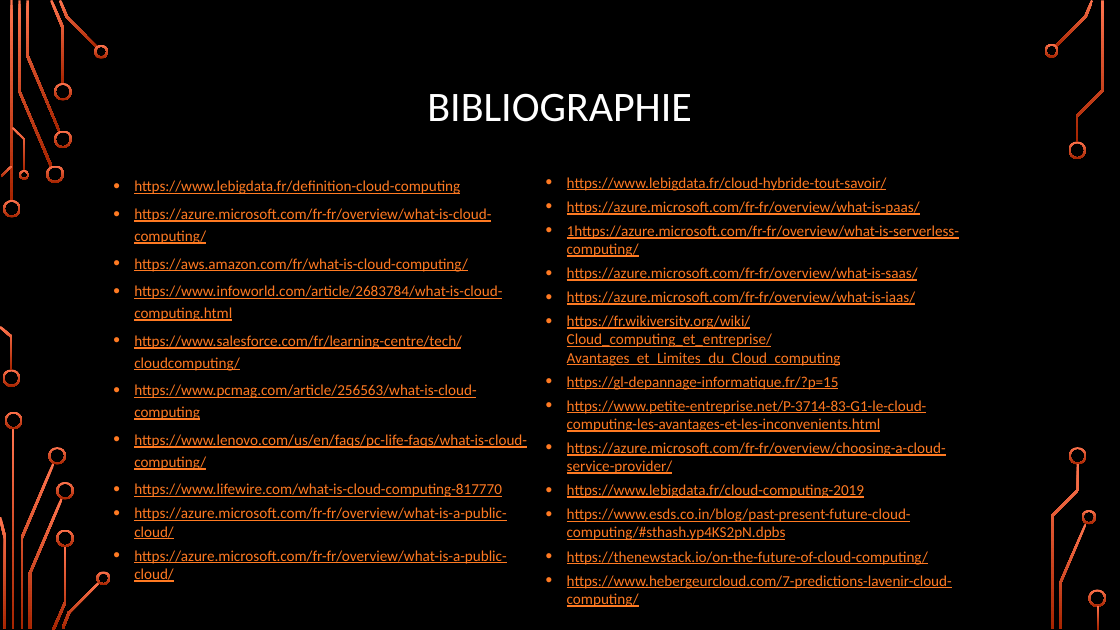
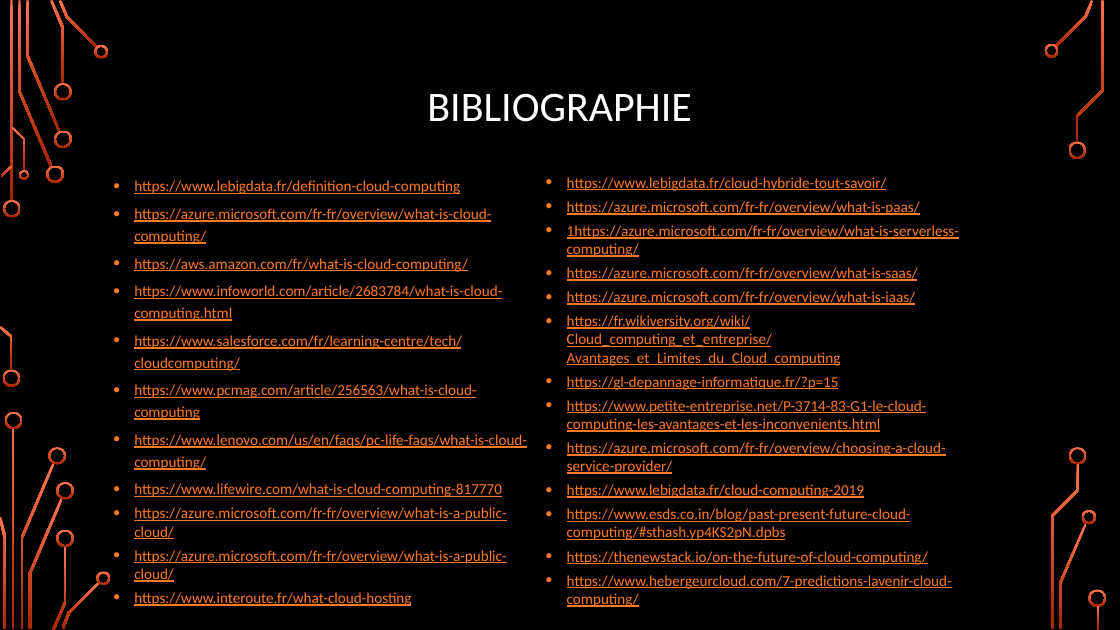
Before and after one commit to CorleoneDany/Cloud-Computing, a slide deck: slide 30 of Cloud Computing - F.ppsx. Drawn at 1120x630 pixels with LibreOffice and Linux fonts; fonts in the diff are those of the drawing; background and template pictures are left out. Boxes give left, top, right and bottom in pixels: in the first picture for what was removed or moved away, otherwise in the second. Text is boxed around its words. In the diff, an @@ line names an element or a change of style, - is before the commit and + after.

Commit message:
Ajout des sources dans la bibliographie

```diff
--- a/Cloud Computing - F.ppsx
+++ b/Cloud Computing - F.ppsx
@@ text at box(134, 592, 411, 606): paragraph added @@
+• https://www.interoute.fr/what-cloud-hosting
```
Also in this commit, not shown: 1 other file.
